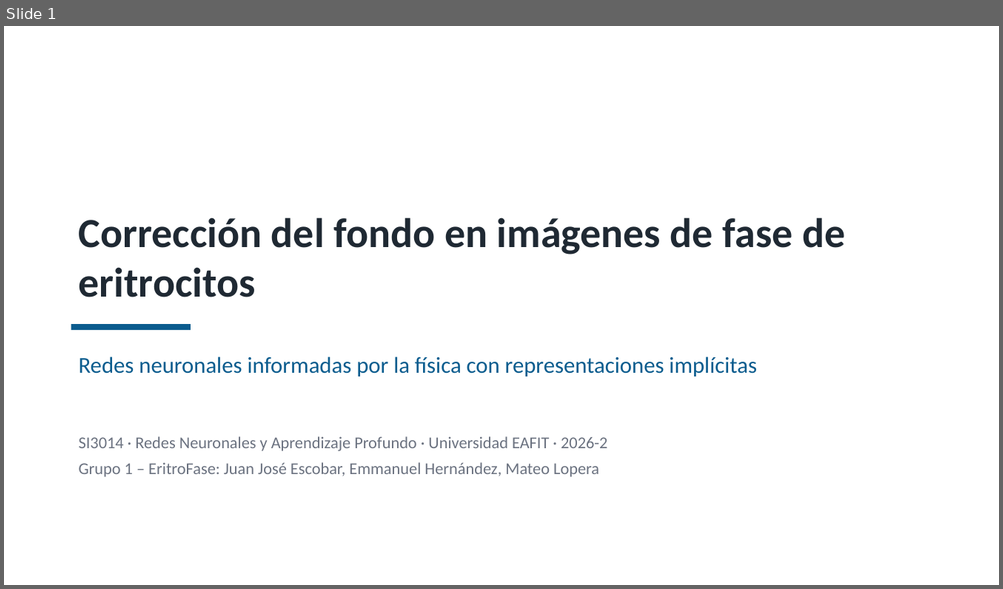
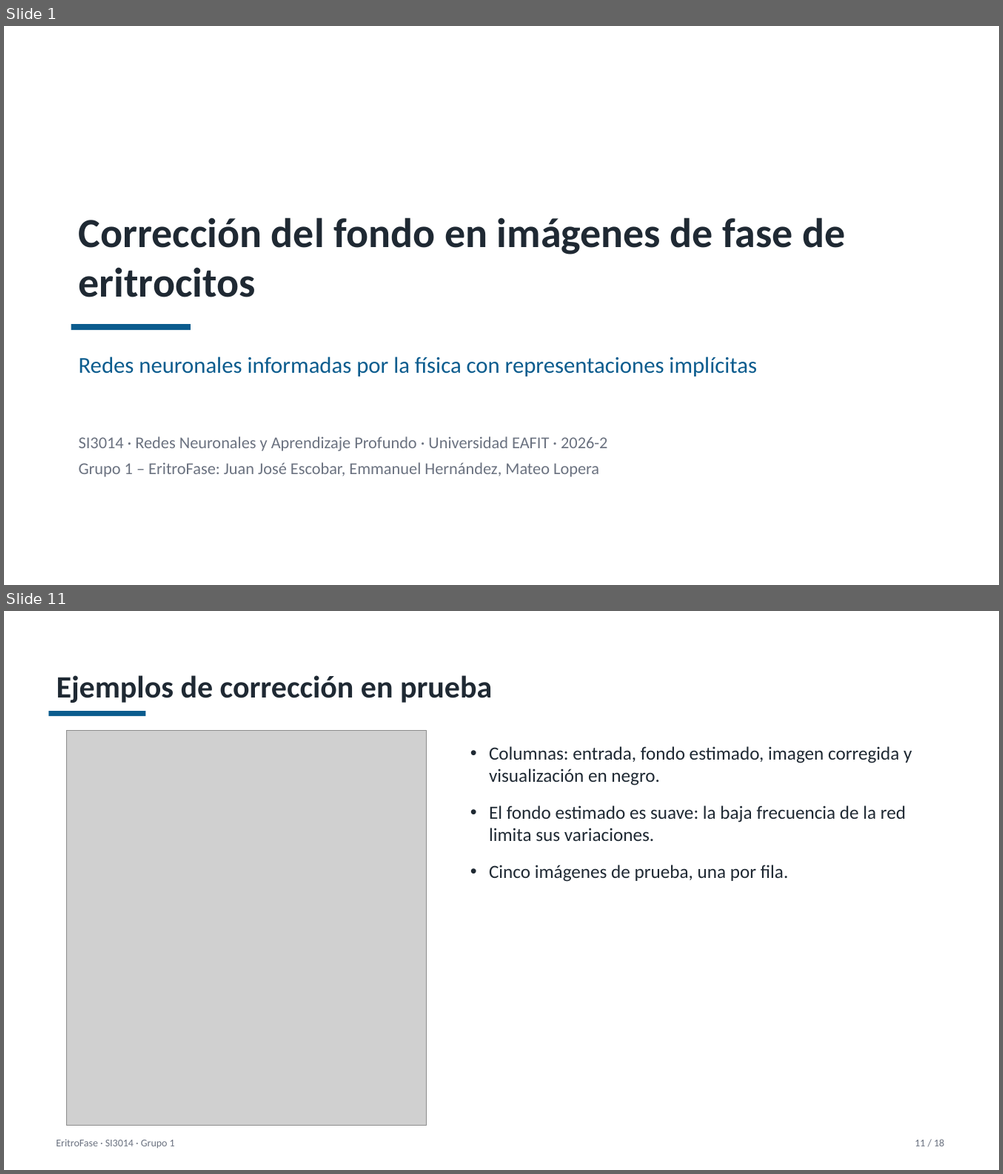
Before and after one commit to Jjes07/DeepLearning-Final, a slide deck: entregables/EritroFase_Sustentacion.pptx. Shown one above the other, each under a label of ours: slide 1 before the commit, slides 1 and 11 after it; the slides between them are not shown. The pictures are 1003x589 and 1003x1174 pixels, drawn with LibreOffice and Linux fonts; fonts in the diff are those of the drawing; grey boxes stand for pictures. Boxes give left, top, right and bottom in pixels: in the first picture for what was removed or moved away, otherwise in the second. Text is boxed around its words. In the diff, an @@ line names an element or a change of style, - is before the commit and + after.

Commit message:
docs: generalización con líneas base, figura del compromiso en prueba y referencias completas (#7 #8)

```diff
--- a/entregables/EritroFase_Sustentacion.pptx
+++ b/entregables/EritroFase_Sustentacion.pptx
@@ slide 11 added at (4,611,999,1170), background #FFFFFF @@
@@ title added at (57,675,492,703), 30 pt, text #1F2933, bold @@
+Ejemplos de corrección en prueba
@@ rectangle added at (48,711,146,716), fill #0B5C8E @@
@@ picture added at (67,730,427,1126) @@
@@ text added at (489,746,911,882), 18 pt, text #1F2933 @@
+• Columnas: entrada, fondo estimado, imagen corregida y visualización en negro.
+• El fondo estimado es suave: la baja frecuencia de la red limita sus variaciones.
+• Cinco imágenes de prueba, una por fila.
@@ text added at (56,1139,175,1148), 10 pt, text #6B7280 @@
+EritroFase · SI3014 · Grupo 1
@@ text added at (914,1139,944,1147), 10 pt, text #6B7280 @@
+11 / 18
```
Also in this commit, not shown: 15 slides changed, 1 other slide added, 3 other files.
